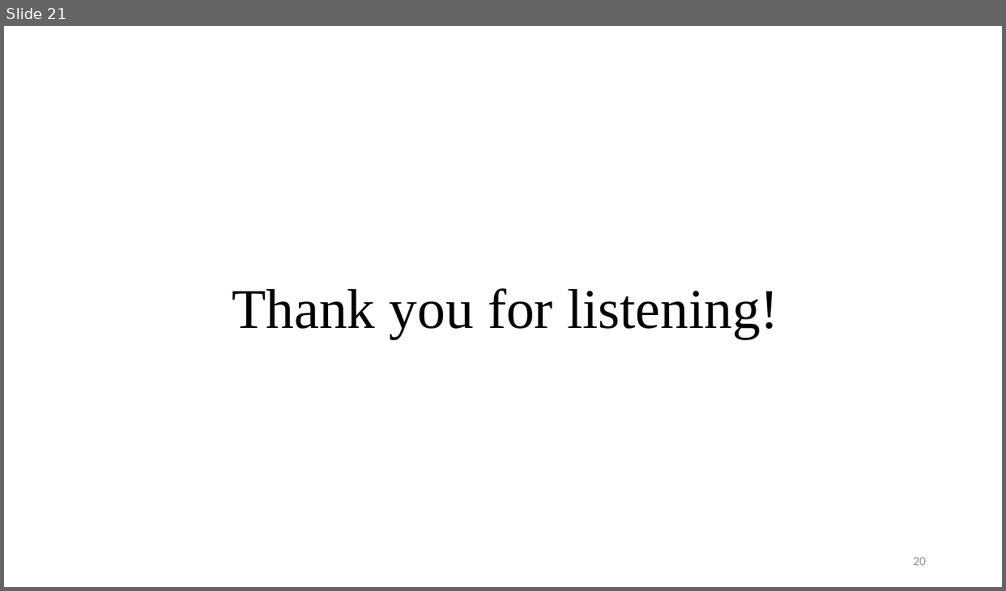
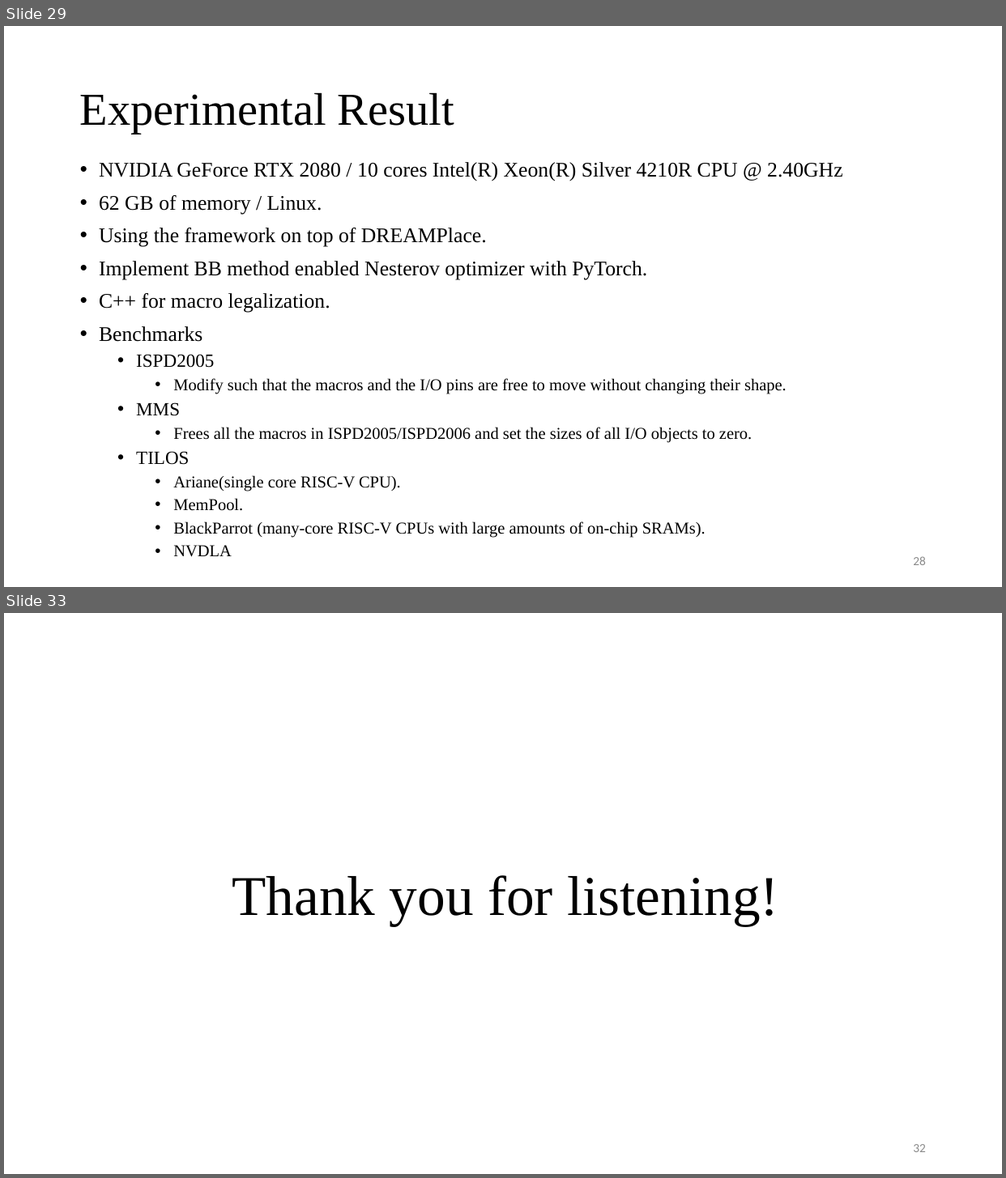
Before and after one commit to Pacific-Feng-Studuies/Studied-Papers, a slide deck: GM/Placement/Stronger Mixed-Size Placement Backbone Considering Second-Order Information/Stronger Mixed-Size Placement Backbone Considering Second-Order Information.pptx. Shown one above the other, each under a label of ours: slide 21 before the commit, slides 29 and 33 after it; the slides between them are not shown. The pictures are 1006x591 and 1006x1178 pixels, drawn with LibreOffice and Linux fonts; fonts in the diff are those of the drawing. Boxes give left, top, right and bottom in pixels: in the first picture for what was removed or moved away, otherwise in the second. Text is boxed around its words. In the diff, an @@ line names an element or a change of style, - is before the commit and + after.

```diff
--- a/GM/Placement/Stronger Mixed-Size Placement Backbone Considering Second-Order Information/Stronger Mixed-Size Placement Backbone Considering Second-Order Information.pptx
+++ b/GM/Placement/Stronger Mixed-Size Placement Backbone Considering Second-Order Information/Stronger Mixed-Size Placement Backbone Considering Second-Order Information.pptx
@@ slide 29 added at box(4, 26, 1002, 587), background #FFFFFF @@
@@ title added at box(80, 92, 454, 134), 44 pt, text #000000 @@
+Experimental Result
@@ text added at box(99, 162, 842, 557), 16 pt, text #000000 @@
+• NVIDIA GeForce RTX 2080 / 10 cores Intel(R) Xeon(R) Silver 4210R CPU @ 2.40GHz
+• 62 GB of memory / Linux.
+• Using the framework on top of DREAMPlace.
+• Implement BB method enabled Nesterov optimizer with PyTorch.
+• C++ for macro legalization.
+• Benchmarks
+  • ISPD2005
+    • Modify such that the macros and the I/O pins are free to move without changing their shape.
+  • MMS
+    • Frees all the macros in ISPD2005/ISPD2006 and set the sizes of all I/O objects to zero.
+  • TILOS
+    • Ariane(single core RISC-V CPU).
+    • MemPool.
+    • BlackParrot (many-core RISC-V CPUs with large amounts of on-chip SRAMs).
+    • NVDLA
@@ page number added at box(913, 557, 926, 565), 12 pt, text #8C8C8C @@
+28
@@ what was slide 21 is now slide 33 @@
@@ page number at box(913, 1144, 926, 1152): text changed @@
-20
+32
```
Also in this commit, not shown: 4 slides changed, 11 other slides added.
